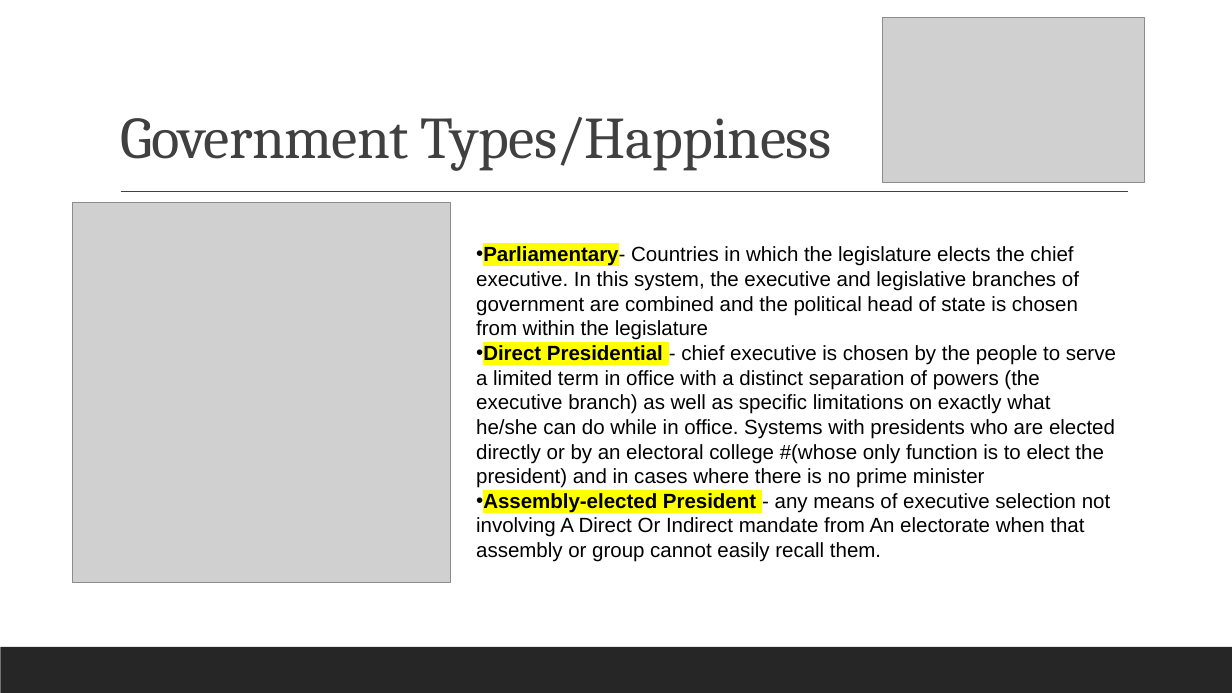
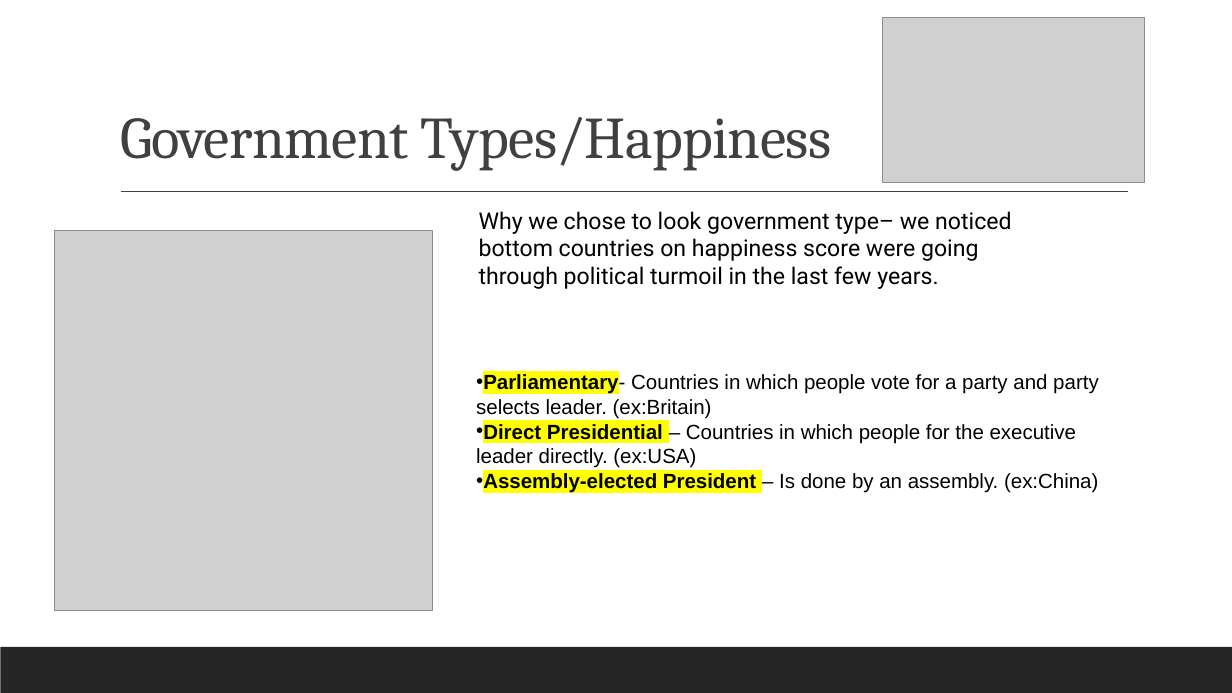
Before and after one commit to reginesgit/Factors-Contributing-to-a-Countrys-Happiness, a slide deck: slide 13 of Anaconda_Results_Presentation.pptx. Drawn at 1232x693 pixels with LibreOffice and Linux fonts; fonts in the diff are those of the drawing; grey boxes stand for pictures. Boxes give left, top, right and bottom in pixels: in the first picture for what was removed or moved away, otherwise in the second. Text is boxed around its words. In the diff, an @@ line names an element or a change of style, - is before the commit and + after.

Commit message:
updated pp deck

```diff
--- a/Anaconda_Results_Presentation.pptx
+++ b/Anaconda_Results_Presentation.pptx
@@ picture: place and size @@
-picture at box(73, 202, 451, 582)
+picture at box(55, 231, 433, 611)
@@ text added at box(479, 211, 1011, 289), 18 pt, text #000000 @@
+Why we chose to look government type– we noticed bottom countries on happiness score were going through political turmoil in the last few years.
@@ text at box(476, 373, 1099, 493): text changed @@
-• Parliamentary- Countries in which the legislature elects the chief executive. In this system, the executive and legislative branches of government are combined and the political head of state is chosen from within the legislature
-• Direct Presidential - chief executive is chosen by the people to serve a limited term in office with a distinct separation of powers (the executive branch) as well as specific limitations on exactly what he/she can do while in office. Systems with presidents who are elected directly or by an electoral college #(whose only function is to elect the president) and in cases where there is no prime minister
-• Assembly-elected President - any means of executive selection not involving A Direct Or Indirect mandate from An electorate when that assembly or group cannot easily recall them.
+• Parliamentary- Countries in which people vote for a party and party selects leader. (ex:Britain)
+• Direct Presidential – Countries in which people for the executive leader directly. (ex:USA)
+• Assembly-elected President – Is done by an assembly. (ex:China)
```
Also in this commit, not shown: 7 other slides changed, 1 slide added, 1 slide removed, 2 other files.
